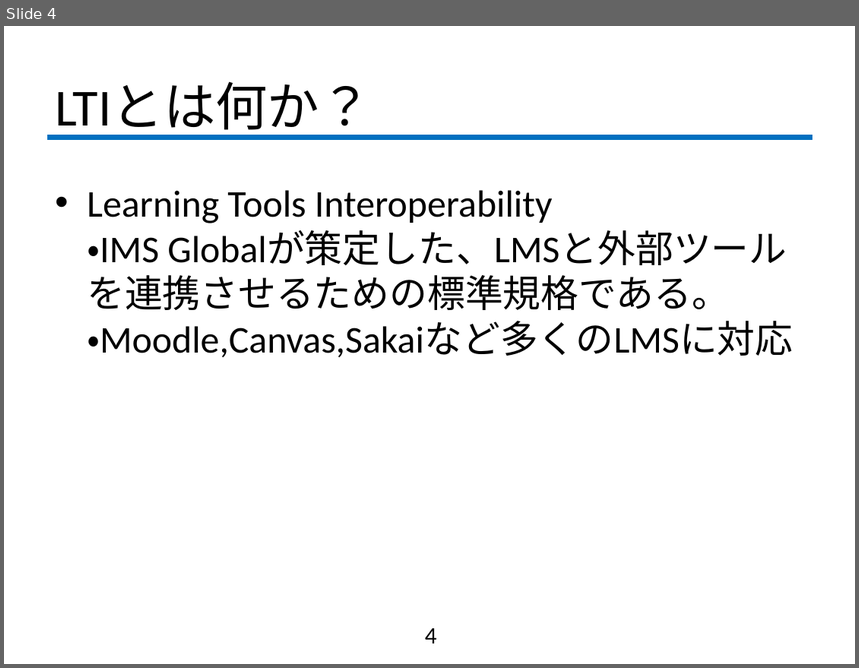
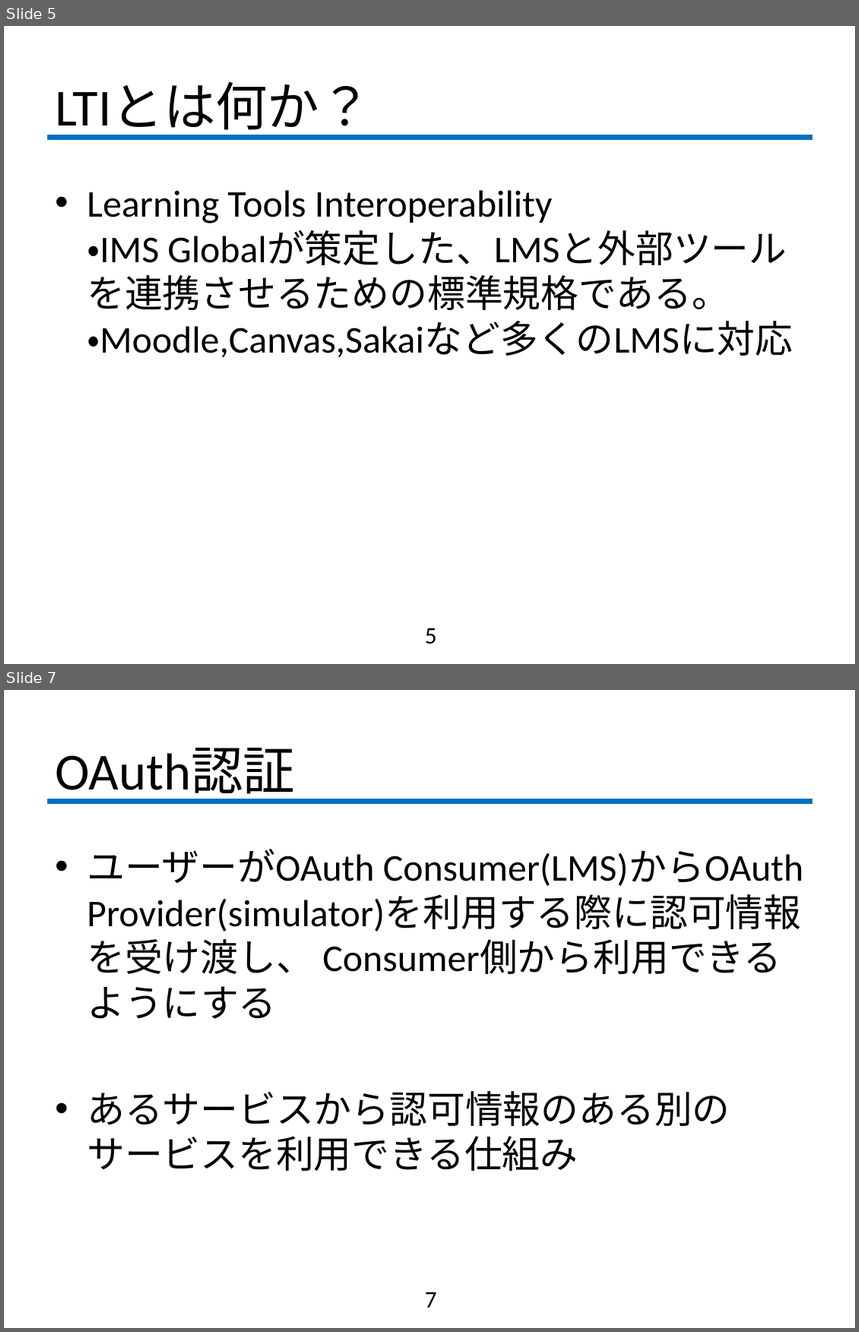
Before and after one commit to fujiLabo/fuji_simu, a slide deck: 中間発表.pptx. Shown one above the other, each under a label of ours: slide 4 before the commit, slides 5 and 7 after it; the slides between them are not shown. The pictures are 859x668 and 859x1332 pixels, drawn with LibreOffice and Linux fonts; fonts in the diff are those of the drawing; background and template pictures are left out. Boxes give left, top, right and bottom in pixels: in the first picture for what was removed or moved away, otherwise in the second. Text is boxed around its words. In the diff, an @@ line names an element or a change of style, - is before the commit and + after.

```diff
--- a/中間発表.pptx
+++ b/中間発表.pptx
@@ slide 7 added at [4,690,855,1328], background #FFFFFF; not listed: 1 template element that a slide beside it also shows @@
@@ title added at [55,748,295,802], 44 pt, text #000000 @@
+OAuth認証
@@ text added at [87,849,804,1171], 32 pt, text #000000 @@
+• ユーザーがOAuth Consumer(LMS)からOAuth Provider(simulator)を利用する際に認可情報を受け渡し、 Consumer側から利用できるようにする
+• あるサービスから認可情報のある別のサービスを利用できる仕組み
@@ page number added at [425,1293,437,1308], 20 pt, text #000000 @@
+7
@@ what was slide 4 is now slide 5 @@
@@ page number at [425,629,437,645]: text changed @@
-4
+5
```
Also in this commit, not shown: 1 slide changed, 5 other slides added.
